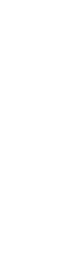
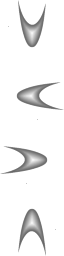
Layers edited between the first and the second w=64, h=256 image:
painted on "up" over (18, 208, 56, 256)
painted on "right" over (0, 146, 48, 184)
painted on "left" over (16, 82, 64, 120)
painted on "down" over (8, 0, 46, 48)
